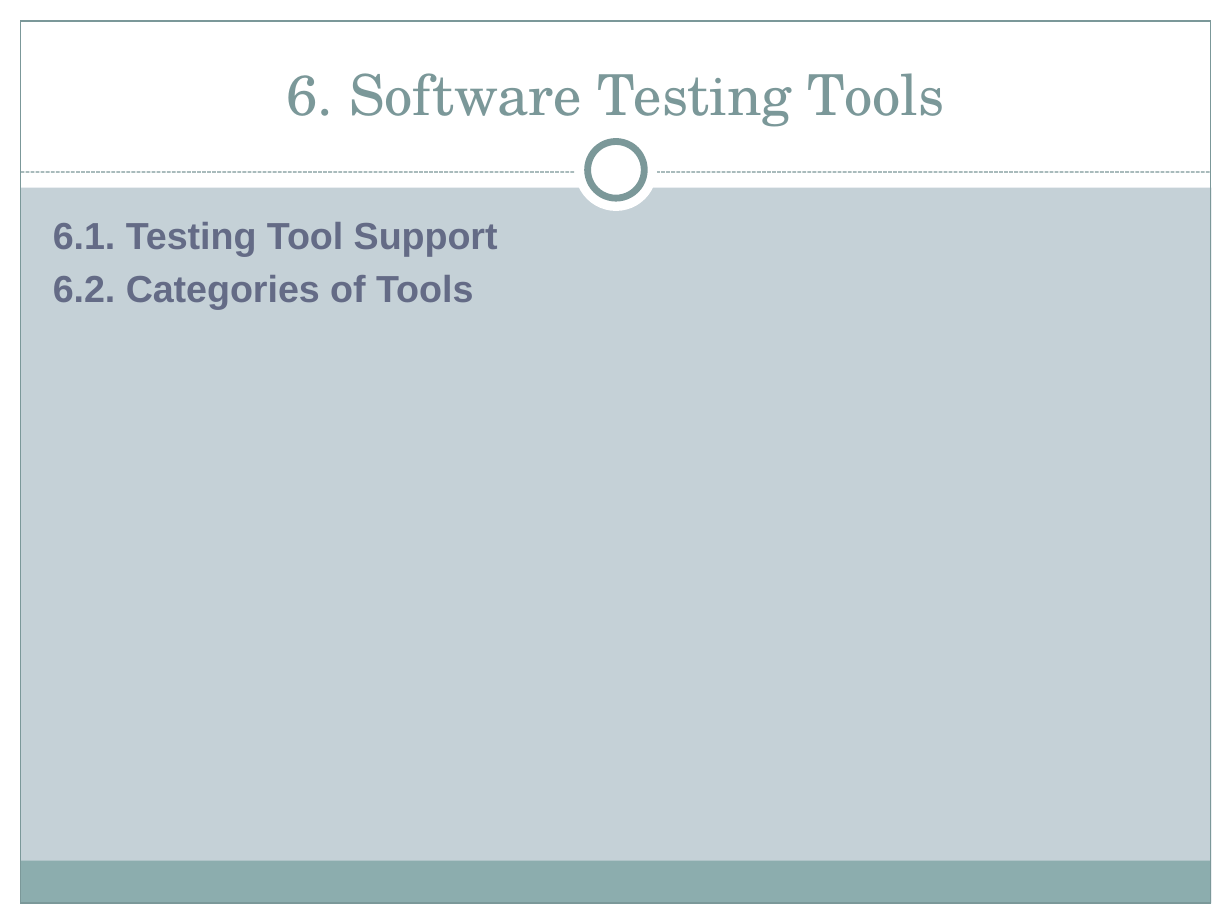
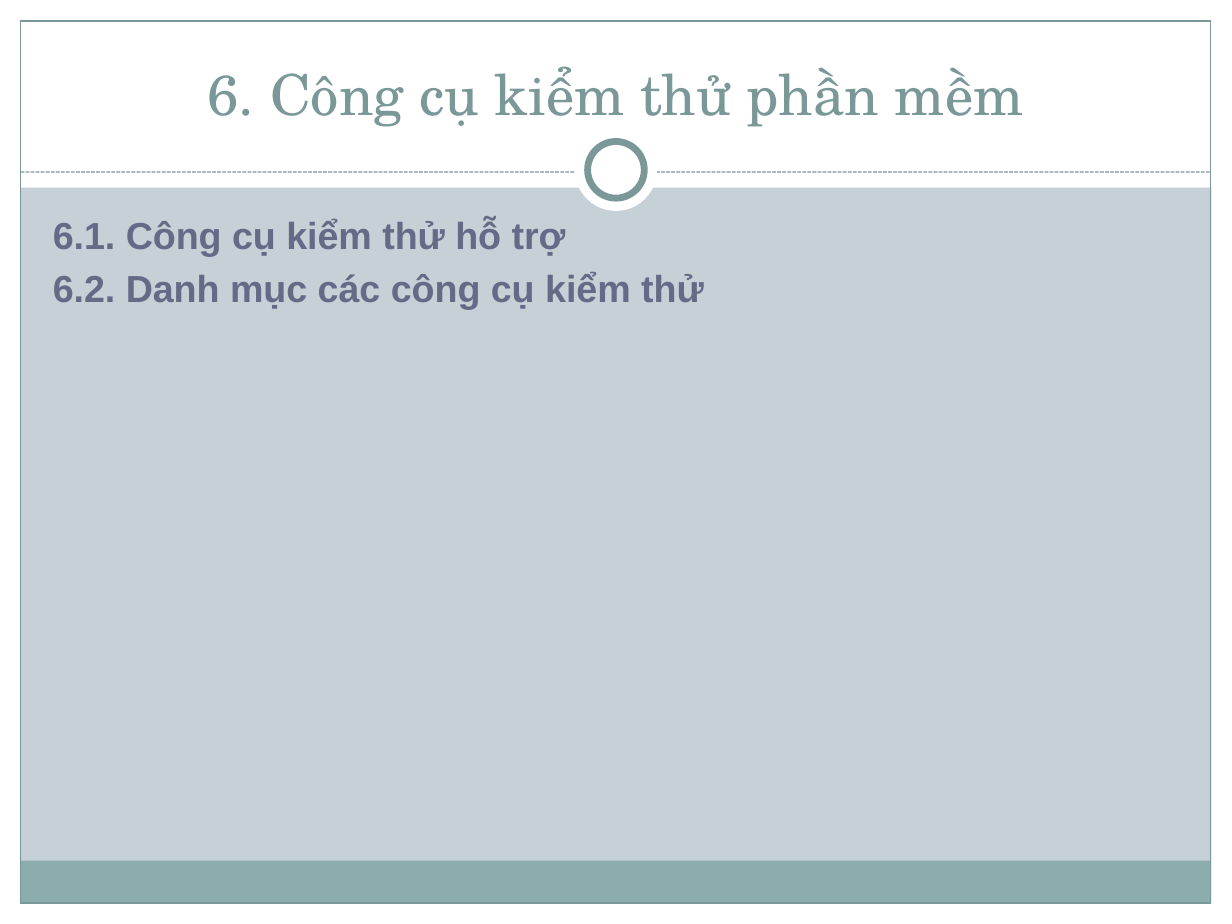
Before and after one commit to thienphamvan/chapter4, a slide deck: slide 29 of Slide/Chap 4 - Sofware Testing.pptx. Drawn at 1232x924 pixels with LibreOffice and Linux fonts; fonts in the diff are those of the drawing. Boxes give left, top, right and bottom in pixels: in the first picture for what was removed or moved away, otherwise in the second. Text is boxed around its words. In the diff, an @@ line names an element or a change of style, - is before the commit and + after.

```diff
--- a/Slide/Chap 4 - Sofware Testing.pptx
+++ b/Slide/Chap 4 - Sofware Testing.pptx
@@ title at [207,66,1024,127]: text changed @@
-6. Software Testing Tools
+6. Công cụ kiểm thử phần mềm
@@ text at [53,219,704,309]: text changed @@
-  6.1. Testing Tool Support
-  6.2. Categories of Tools
+  6.1. Công cụ kiểm thử hỗ trợ
+  6.2. Danh mục các công cụ kiểm thử
```
Also in this commit, not shown: 9 other slides changed.
